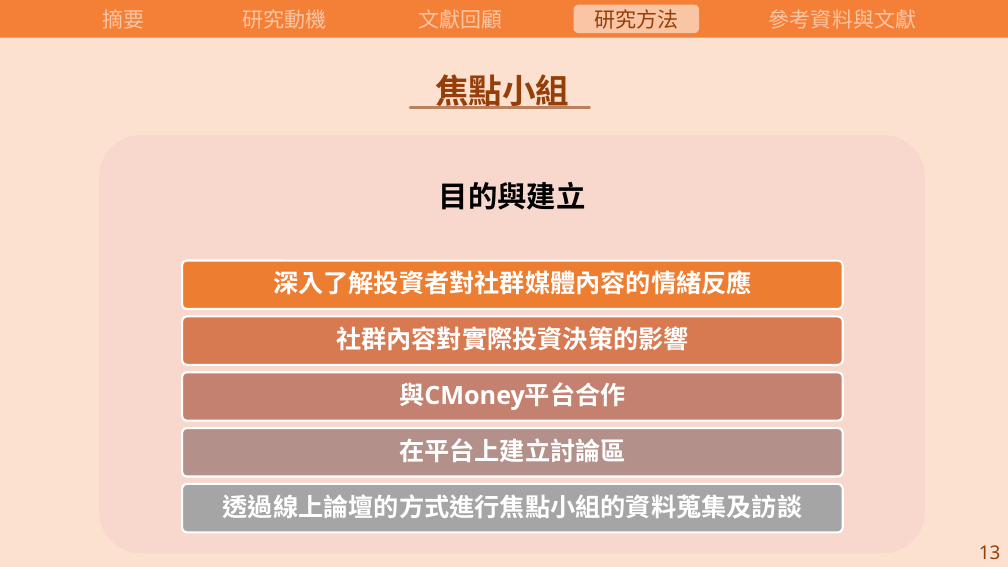
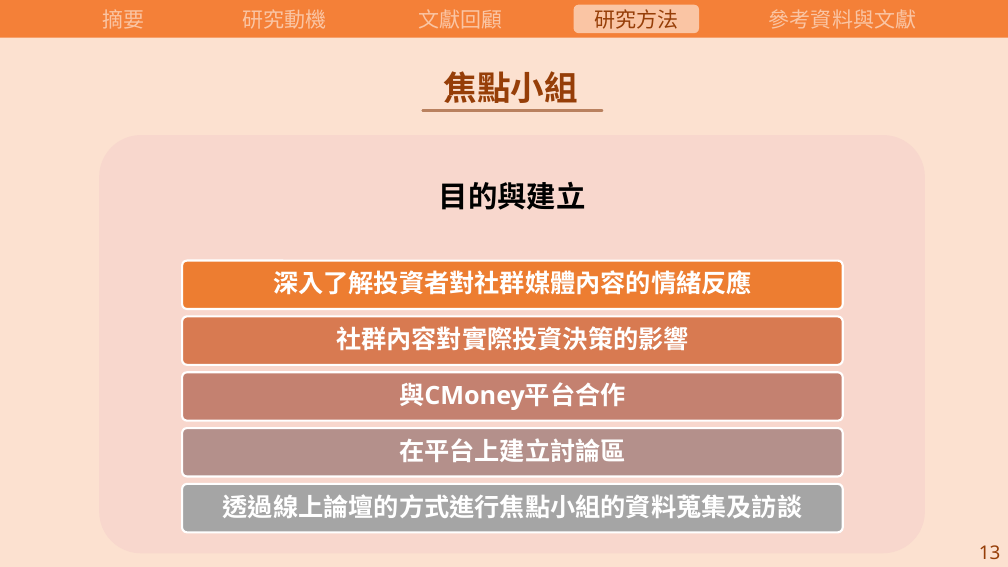
Before and after one commit to carina419/NTUST, a slide deck: slide 16 of 112-2/MI6006701 研究方法/研究方法期末報告.pptx. Drawn at 1008x567 pixels with LibreOffice and Linux fonts; fonts in the diff are those of the drawing. Boxes give left, top, right and bottom in pixels: in the first picture for what was removed or moved away, otherwise in the second. Text is boxed around its words. In the diff, an @@ line names an element or a change of style, - is before the commit and + after.

```diff
--- a/112-2/MI6006701 研究方法/研究方法期末報告.pptx
+++ b/112-2/MI6006701 研究方法/研究方法期末報告.pptx
@@ text "焦點小組" rewrapped from (x1=435, y1=74, x2=569, y2=109) to (x1=444, y1=71, x2=578, y2=110) @@
@@ line moved from (590, 107) - (410, 107) to (603, 110) - (423, 110) @@
```
Also in this commit, not shown: 1 other slide changed.
